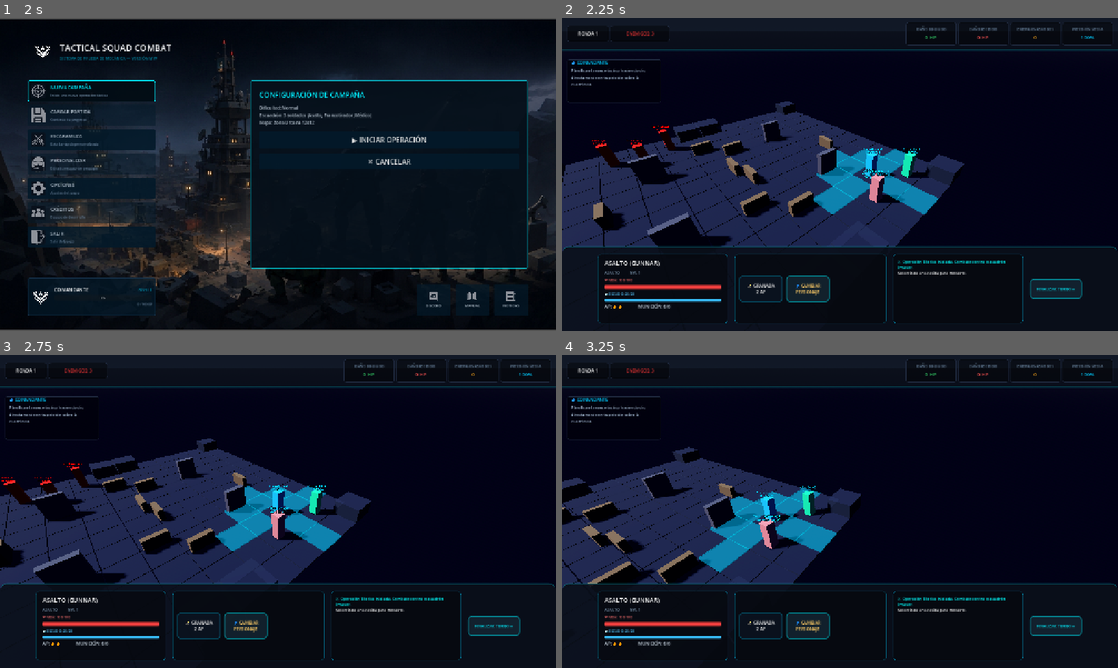
Above: before the commit, frames 1-4 (two rows, left to right).
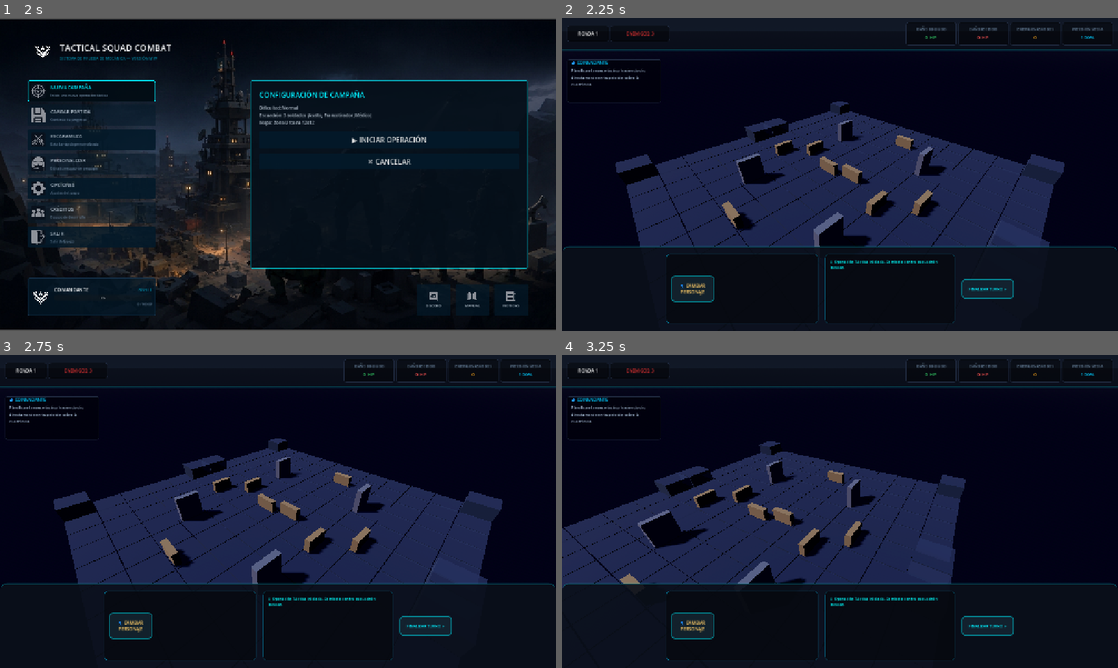
Above: after the commit, the same moments.

Repository: axel-molina/WarTacticGame
Game: Godot game, scene res://scenes/menu/menu_scene.tscn
The game is run twice, just before and just after one commit, with the same random seed, the same clock (stepped at 60 frames per second) and the same inputs.
Inputs (mouse positions are in pixels of both pictures, inside the frame that each line leads up to):
- Up to frame 1 (2 s): click (88, 89) at 0.5 s; click (88, 89) at 1.25 s
- Up to frame 2 (2.25 s): click "▶ INICIAR OPERACIÓN" at 2 s
- Up to frame 3 (2.75 s): no input
- Up to frame 4 (3.25 s): tap Enter at 2.75 s; move the mouse to (962, 495) at 2.77 s; hold Right (ui_right) from 2.78 s (still down); hold Q from 2.78 s (still down); click (962, 495) at 2.92 s

Frame 1 is identical in both runs. In frame 2, 24% of the frame differs, in the area x 0-94%, y 26-98%; in frame 3, 24%; in frame 4, 22%.
Error after the commit: Parse Error: Identifier "LabeledTextBillboard" not declared in the current scope. (res://scripts/soldiers/soldier_controller.gd:67)

Commit message:
Implement dynamic floating damage text, body impact flash, and 3D grenade explosion sound integration

Diff:
--- a/tactical-squad-combat/scripts/autoloads/audio_manager.gd
+++ b/tactical-squad-combat/scripts/autoloads/audio_manager.gd
@@ -19,6 +19,7 @@
 	"death_1": preload("res://sounds/death_1.wav"),
 	"death_2": preload("res://sounds/death_2.wav"),
 	"death_3": preload("res://sounds/death_3.wav"),
+	"grenade_explosion": preload("res://sounds/granade_explosion.mp3"),
 }
 
 func _ready() -> void:
--- a/tactical-squad-combat/scripts/autoloads/game_manager.gd
+++ b/tactical-squad-combat/scripts/autoloads/game_manager.gd
@@ -142,7 +142,16 @@
 	thrower.stats.ap -= 1
 
 	var grid_manager = get_tree().current_scene.get_node("GridManager") as GridManager
+	var target_world_pos = grid_manager.get_world_position(target_pos)
 	EventBus.combat_log_added.emit("💣 %s lanza una granada frag en (%d, %d)." % [thrower.soldier_name, target_pos.x, target_pos.y], "player_attack")
+
+	# Focus camera on grenade location
+	var camera = get_tree().current_scene.get_node("TacticalCamera") as TacticalCamera
+	if camera:
+		camera.target_focus = target_world_pos
+
+	# Play explosion sound 3D
+	AudioManager.play_sfx_3d("grenade_explosion", target_world_pos)
 
 	# Splash damage in 1-cell radius (Manhattan dist <= 1)
 	var targets_to_damage = []
--- a/tactical-squad-combat/scripts/soldiers/soldier_controller.gd
+++ b/tactical-squad-combat/scripts/soldiers/soldier_controller.gd
@@ -49,6 +49,33 @@
 
 	EventBus.combat_log_added.emit("%s recibe %d de daño (%d al escudo, %d a la vida)." % [soldier_name, amount, shield_damage, hp_damage], "damage")
 
+	# 1. Efecto Visual de Destello Rojo en Body
+	var body = get_node_or_null("Body") as CSGBox3D
+	if body and body.material_override:
+		var orig_mat = body.material_override as StandardMaterial3D
+		if orig_mat:
+			var flash_mat = orig_mat.duplicate() as StandardMaterial3D
+			flash_mat.albedo_color = Color.RED
+			body.material_override = flash_mat
+			get_tree().create_timer(0.15).timeout.connect(func():
+				body.material_override = orig_mat
+			)
+
+	# 2. Spawnear Texto Flotante de Daño
+	var damage_label = Label3D.new()
+	damage_label.text = "-%d HP" % amount
+	damage_label.billboard = LabeledTextBillboard.BILLBOARD_ENABLED # Billboard 1 en Godot 4 es enabled
+	damage_label.modulate = Color(1.0, 0.2, 0.2) if hp_damage > 0 else Color(0.2, 0.7, 1.0)
+	damage_label.font_size = 28
+	damage_label.outline_size = 8
+	add_child(damage_label)
+	damage_label.global_position = global_position + Vector3(0, 1.8, 0)
+
+	var tween = create_tween()
+	tween.tween_property(damage_label, "global_position:y", global_position.y + 2.8, 0.6)
+	tween.parallel().tween_property(damage_label, "modulate:a", 0.0, 0.6)
+	tween.tween_callback(damage_label.queue_free)
+
 	# Update label visually if it exists
 	if label_name:
 		label_name.text = "%s\nHP: %d/%d" % [soldier_name, stats.hp, stats.max_hp]
--- a/tactical-squad-combat/scripts/ui/hud_controller.gd
+++ b/tactical-squad-combat/scripts/ui/hud_controller.gd
@@ -162,10 +162,13 @@
 		btn_heal.visible = (c_id == "medic")
 		btn_grenade.visible = (c_id == "medic" or c_id == "snipers" or c_id == "assault")
 
-		# Disable/Enable actions based on AP/Ammo
+		# Disable/Enable actions based on AP/Ammo y asegurar visibilidad
 		var has_ap = (selected_soldier.stats.ap > 0)
+		btn_move.visible = true
 		btn_move.disabled = not has_ap
+		btn_shoot.visible = true
 		btn_shoot.disabled = not has_ap or (selected_soldier.stats.ammo <= 0)
+		btn_reload.visible = true
 		btn_reload.disabled = not has_ap or (selected_soldier.stats.ammo == selected_soldier.stats.max_ammo)
 		btn_heal.disabled = not has_ap
 		btn_grenade.disabled = not has_ap
Not shown, added: ConcepArt2.png
